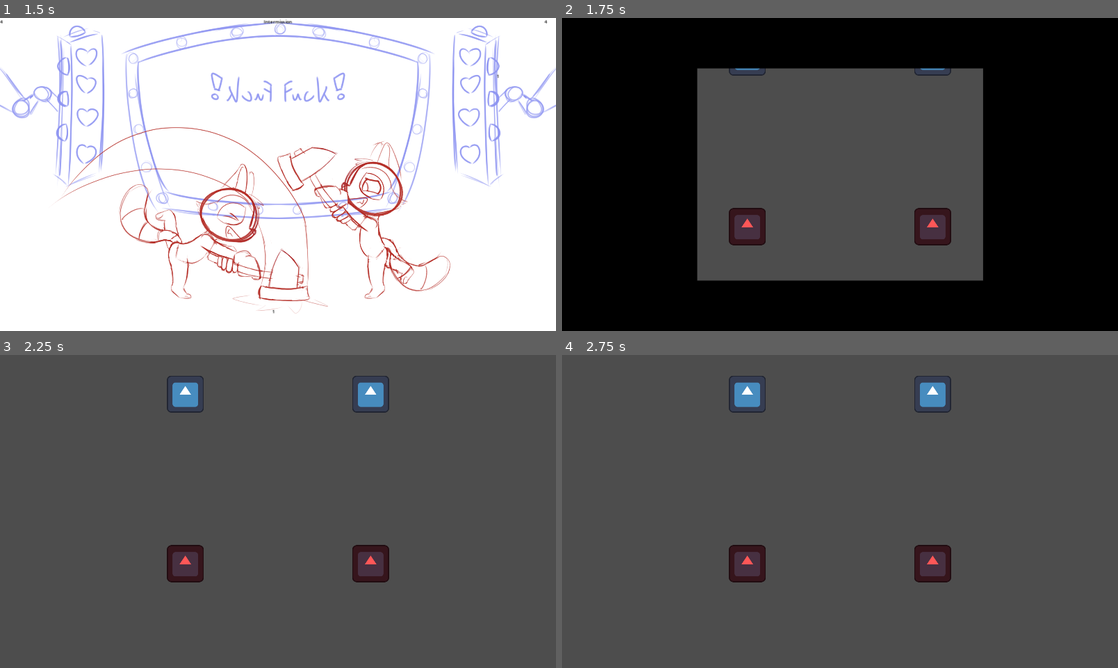
Above: before the commit, frames 1-4 (two rows, left to right).
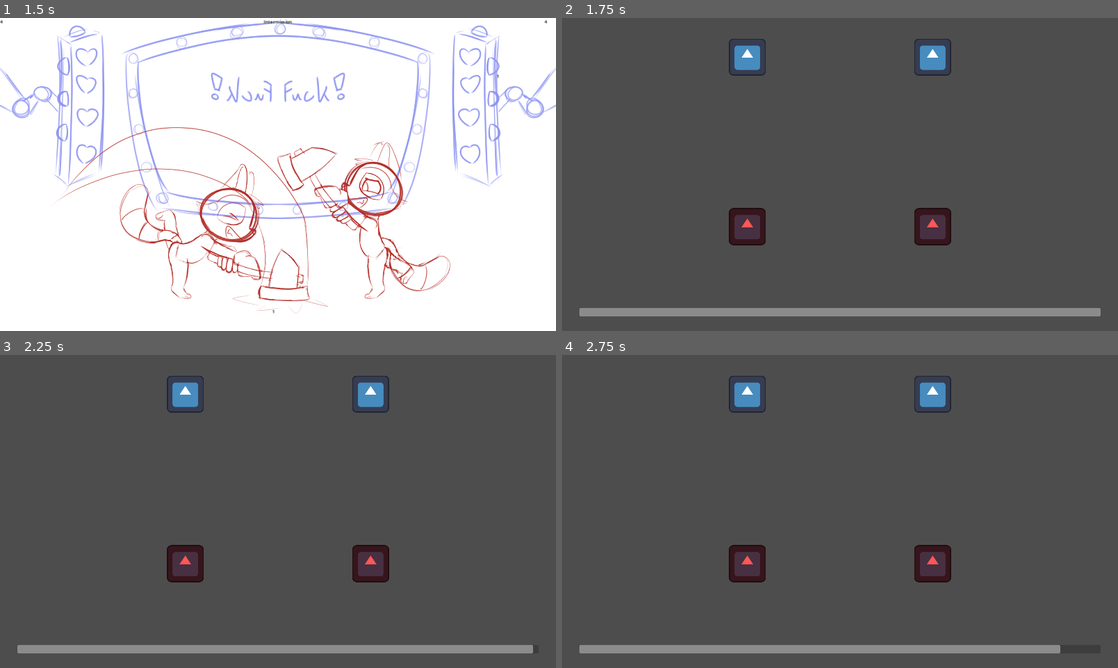
Above: after the commit, the same moments.

Repository: AidanOG/RuckusWare
Game: Godot game, scene res://Main Game/main.tscn
Same seed, same stepped clock (60 frames per second), same inputs: the game is played once before the commit and once after it. This scene is started directly instead of the project's main scene. The engine's default icon, where the game draws it, is replaced by a stand-in: a white triangle on a blue panel in a dark square.
Inputs:
- Up to frame 1 (1.5 s): hold Shift (any_button_1, bound only after the commit) 0.53-1.28 s; tap Shift (any_button_1, bound only after the commit) at 1.35 s
- Up to frame 2 (1.75 s): no input
- Up to frame 3 (2.25 s): hold Shift (any_button_1, bound only after the commit) from 2.03 s (still down)
- Up to frame 4 (2.75 s): keep holding Shift (any_button_1, bound only after the commit)

Frame 1 is identical in both runs. In frame 2, 65% of the frame differs, in the area x 0-100%, y 0-100%; in frame 3, 2.5%; in frame 4, 2.3%.

Commit message:
microgame audio bugfixes and made the speed up addend its own variable in main

Diff:
--- a/Main Game/Microgames/GameHotDog/game_grab_stick.gd
+++ b/Main Game/Microgames/GameHotDog/game_grab_stick.gd
@@ -14,13 +14,17 @@
 @export var tick_timer_1: Timer
 @export var tick_timer_2: Timer
 @export var tick_timer_3: Timer
+@export var early_finish_timer_0: Timer
 @export var early_finish_timer_1: Timer
 @export var early_finish_timer_2: Timer
 @export var game_music: AudioStreamPlayer
 @export var tick: AudioStreamPlayer
-
-@export var sfx_whip: AudioStreamPlayer
-@export var sfx_miss: AudioStreamPlayer
+@export var timer_bar: ProgressBar
+
+@export var sfx_whip1: AudioStreamPlayer
+@export var sfx_whip2: AudioStreamPlayer
+@export var sfx_miss1: AudioStreamPlayer
+@export var sfx_miss2: AudioStreamPlayer
 
 var catchable_1
 var catchable_2
@@ -34,6 +38,10 @@
 # Called when the node enters the scene tree for the first time.
 func _ready():
 	# transition_rect.texture = GameManager.transition_tex
+
+	timer_bar.max_value = 7.5/GameManager.game_speed
+	timer_bar.min_value = 0
+	timer_bar.value = 7.5
 
 	get_tree().paused = true
 
@@ -63,6 +71,7 @@
 	catchable_2 = false
 
 	game_timer.set_wait_time(7.5/ GameManager.game_speed)
+	early_finish_timer_0.set_wait_time((7.5 - 6.5)/ GameManager.game_speed)
 	early_finish_timer_1.set_wait_time((7.5 - 4.5)/ GameManager.game_speed)
 	early_finish_timer_2.set_wait_time((7.5 - 2.5)/ GameManager.game_speed)
 	tick_timer_1.set_wait_time((7.5 - 0.5)/GameManager.game_speed)
@@ -77,65 +86,73 @@
 	tick_timer_2.start()
 	tick_timer_3.start()
 	game_timer.start()
+	early_finish_timer_0.start()
 	early_finish_timer_1.start()
 	early_finish_timer_2.start()
 
 
 # Called every frame. 'delta' is the elapsed time since the previous frame.
 func _process(delta):
+	timer_bar.value = game_timer.get_time_left()
+
 	if Input.is_action_just_pressed("any_button_0"):
-		if catchable_1 == true && failed_1 == false:
+		if catchable_1 == true && failed_1 == false && done_1 == false:
 			target_1.target_gravity = 0
 			target_1.velocity.y = 0
 			success_1 = true
 			done_1 = true
 			print("p1 success")
-			sfx_whip.play()
+			sfx_whip1.play()
 		elif catchable_1 == false && success_1 == false:
+			if done_1 == false:
+				sfx_miss1.play()
 			failed_1 = true
 			done_1 = true
 			print("p1 failure early")
 			GameManager.p1_just_failed = true
-			sfx_miss.play()
+
 
 	if Input.is_action_just_pressed("any_button_1"):
-		if catchable_2 == true && failed_2 == false:
+		if catchable_2 == true && failed_2 == false && done_2 == false:
 			target_2.target_gravity = 0
 			target_2.velocity.y = 0
 			success_2 = true
 			done_2 = true
 			print("p2 success")
-			sfx_whip.play()
+			sfx_whip2.play()
 		elif catchable_2 == false && success_2 == false:
+			if done_2 == false:
+				sfx_miss2.play()
 			failed_2 = true
 			done_2 = true
 			print('p2 failure early')
 			GameManager.p2_just_failed = true
-			sfx_miss.play()
 
 
 func _on_catcher_1_area_entered(area):
 	catchable_1 = true
 
 func _on_catcher_1_area_exited(area):
+	if done_1 == false:
+		sfx_miss1.play()
 	if success_1 == false:
 		catchable_1 = false
 		print("p1 failure late")
 		GameManager.p1_just_failed = true
 		done_1 = true
-		sfx_miss.play()
 
 
 func _on_catcher_2_area_entered(area):
 	catchable_2 = true
 
 func _on_catcher_2_area_exited(area):
+	if done_2 == false:
+		sfx_miss2.play()
 	if success_2 == false:
 		catchable_2 = false
 		print("p2 failure late")
 		GameManager.p2_just_failed = true
 		done_2 = true
-		sfx_miss.play()
 
 
 func _on_game_timer_timeout():
@@ -178,8 +195,8 @@
 	if done_1 == true && done_2 == true:
 		print("skip!")
 		early_finish_timer_2.stop()
-		await get_tree().create_timer(0.25/ GameManager.game_speed).timeout
-		game_timer.set_wait_time(0.25/ GameManager.game_speed)
+		#await get_tree().create_timer(0.25/ GameManager.game_speed).timeout
+		game_timer.set_wait_time(0.5/ GameManager.game_speed)
 		game_timer.start()
 
 
@@ -187,6 +204,15 @@
 	print("testing for early finish")
 	if done_1 == true && done_2 == true:
 		print("skip!")
-		await get_tree().create_timer(0.25/ GameManager.game_speed).timeout
-		game_timer.set_wait_time(0.25/ GameManager.game_speed)
+		#await get_tree().create_timer(0.25/ GameManager.game_speed).timeout
+		game_timer.set_wait_time(0.5/ GameManager.game_speed)
 		game_timer.start()
+
+
+func _on_early_finish_0_timeout():
+	print("testing for early finish")
+	if done_1 == true && done_2 == true:
+		print("skip!")
+		# await get_tree().create_timer(0.25/ GameManager.game_speed).timeout
+		game_timer.set_wait_time(0.5/ GameManager.game_speed)
+		game_timer.start()
--- a/Main Game/Microgames/GameHotDog/game_grab_stick.tscn
+++ b/Main Game/Microgames/GameHotDog/game_grab_stick.tscn
@@ -36,7 +36,7 @@
 
 [sub_resource type="RectangleShape2D" id="RectangleShape2D_r10md"]
 
-[node name="GameGrabStick" type="Node" node_paths=PackedStri …(219 unchanged characters)… 2", "tick_timer_3", "early_finish_timer_1", "early_finish_timer_2", "game_music", "tick", "sfx_whip", "sfx_miss")]
+[node name="GameGrabStick" type="Node" node_paths=PackedStri …(219 unchanged characters)… 2", "tick_timer_3", "early_finish_timer_0", "early_finish_timer_1", "early_finish_timer_2", "game_music", "tick", "timer_bar", "sfx_whip1", "sfx_whip2", "sfx_miss1", "sfx_miss2")]
 script = ExtResource("1_kq6cc")
 transition_rect = NodePath("CanvasLayer/Control/TransitionRect")
 target_1 = NodePath("Target1")
@@ -51,12 +51,16 @@
 tick_timer_1 = NodePath("TickTimer1")
 tick_timer_2 = NodePath("TickTimer2")
 tick_timer_3 = NodePath("TickTimer3")
+early_finish_timer_0 = NodePath("EarlyFinish0")
 early_finish_timer_1 = NodePath("EarlyFinish1")
 early_finish_timer_2 = NodePath("EarlyFinish2")
 game_music = NodePath("GameMusic")
 tick = NodePath("SFXTick")
-sfx_whip = NodePath("SFXWhip")
-sfx_miss = NodePath("SFXMiss")
+timer_bar = NodePath("CanvasLayer/Control/ProgressBar")
+sfx_whip1 = NodePath("SFXWhip1")
+sfx_whip2 = NodePath("SFXWhip2")
+sfx_miss1 = NodePath("SFXMiss")
+sfx_miss2 = NodePath("SFXMiss2")
 
 [node name="CanvasLayer" type="CanvasLayer" parent="."]
 
@@ -69,6 +73,7 @@
 grow_vertical = 2
 
 [node name="TransitionRect" type="TextureRect" parent="CanvasLayer/Control"]
+visible = false
 layout_mode = 1
 anchors_preset = 8
 anchor_left = 0.5
@@ -84,6 +89,21 @@
 pivot_offset = Vector2(960, 540)
 texture = ExtResource("2_vj5kf")
 
+[node name="ProgressBar" type="ProgressBar" parent="CanvasLayer/Control"]
+layout_mode = 1
+anchors_preset = 7
+anchor_left = 0.5
+anchor_top = 1.0
+anchor_right = 0.5
+anchor_bottom = 1.0
+offset_left = -900.0
+offset_top = -80.0
+offset_right = 900.0
+offset_bottom = -50.0
+grow_horizontal = 2
+grow_vertical = 0
+show_percentage = false
+
 [node name="Catcher1" type="Area2D" parent="."]
 position = Vector2(640, 720)
 metadata/_edit_group_ = true
@@ -149,6 +169,9 @@
 one_shot = true
 
 [node name="TickTimer1" type="Timer" parent="."]
+one_shot = true
+
+[node name="EarlyFinish0" type="Timer" parent="."]
 one_shot = true
 
 [node name="EarlyFinish1" type="Timer" parent="."]
@@ -169,10 +192,16 @@
 process_mode = 3
 stream = ExtResource("6_1r5kp")
 
-[node name="SFXWhip" type="AudioStreamPlayer" parent="."]
+[node name="SFXWhip1" type="AudioStreamPlayer" parent="."]
 stream = ExtResource("8_2wlr6")
 
+[node name="SFXWhip2" type="AudioStreamPlayer" parent="."]
+stream = ExtResource("8_2wlr6")
+
 [node name="SFXMiss" type="AudioStreamPlayer" parent="."]
+stream = ExtResource("9_b4hjr")
+
+[node name="SFXMiss2" type="AudioStreamPlayer" parent="."]
 stream = ExtResource("9_b4hjr")
 
 [connection signal="area_entered" from="Catcher1" to="." method="_on_catcher_1_area_entered"]
@@ -186,6 +215,7 @@
 [connection signal="timeout" from="TickTimer3" to="." method="_on_tick_timer_3_timeout"]
 [connection signal="timeout" from="TickTimer2" to="." method="_on_tick_timer_2_timeout"]
 [connection signal="timeout" from="TickTimer1" to="." method="_on_tick_timer_1_timeout"]
+[connection signal="timeout" from="EarlyFinish0" to="." method="_on_early_finish_0_timeout"]
 [connection signal="timeout" from="EarlyFinish1" to="." method="_on_early_finish_timeout"]
 [connection signal="timeout" from="EarlyFinish2" to="." method="_on_early_finish_2_timeout"]
 [connection signal="timeout" from="GameTimer" to="." method="_on_game_timer_timeout"]
--- a/Main Game/main.gd
+++ b/Main Game/main.gd
@@ -15,6 +15,8 @@
 @export var left_racoon: AnimatedSprite2D
 @export var right_racoon: AnimatedSprite2D
 @export var background_animation: AnimatedSprite2D
+
+var speed_up_addend = 0.06
 
 
 # Called when the node enters the scene tree for the first time.
@@ -69,8 +71,8 @@
 				right_racoon.play("win")
 
 		if GameManager.speed_up_now == true:
-			countdown_timer.set_wait_time((2.00) / (GameManager.game_speed) + ((4.00 + 1.375) / (GameManager.game_speed + 0.125))) # each part of song is 2sec. 1.375 sec of the intermission is played here, the other 0.625 sec is played in the game scene
-			intermission_music_timer.set_wait_time((2.00)/ (GameManager.game_speed) + (4.00 / (GameManager.game_speed + 0.125)))
+			countdown_timer.set_wait_time((2.00) / (GameManager.game_speed) + ((4.00 + 1.375) / (GameManager.game_speed + speed_up_addend))) # each part of song is 2sec. 1.375 sec of the intermission is played here, the other 0.625 sec is played in the game scene
+			intermission_music_timer.set_wait_time((2.00)/ (GameManager.game_speed) + (4.00 / (GameManager.game_speed + speed_up_addend)))
 			speed_up_music_timer.set_wait_time((2.00)/ GameManager.game_speed)
 			speed_up_music_timer.start()
 			GameManager.speed_up_now = false
@@ -113,7 +115,7 @@
 
 
 func _on_speed_up_music_timer_timeout():
-	GameManager.game_speed += 0.125
+	GameManager.game_speed += speed_up_addend
 	background_animation.set_speed_scale(GameManager.game_speed)
 	left_racoon.set_speed_scale(GameManager.game_speed)
 	right_racoon.set_speed_scale(GameManager.game_speed)
--- a/project.godot
+++ b/project.godot
@@ -136,5 +136,6 @@
 , Object(InputEventJoypadButton,"resource_local_to_scene":false,"resource_name":"","device":1,"button_index":1,"pressure":0.0,"pressed":true,"script":null)
 , Object(InputEventJoypadButton,"resource_local_to_scene":false,"resource_name":"","device":1,"button_index":3,"pressure":0.0,"pressed":true,"script":null)
 , Object(InputEventJoypadButton,"resource_local_to_scene":false,"resource_name":"","device":1,"button_index":0,"pressure":0.0,"pressed":true,"script":null)
+, Object(InputEventKey,"resource_local_to_scene":false,"resource_name":"","device":-1,"window_id":0,"alt_pressed":false,"shift_pressed":false,"ctrl_pressed":false,"meta_pressed":false,"pressed":false,"keycode":0,"physical_keycode":4194325,"key_label":0,"unicode":0,"echo":false,"script":null)
 ]
 }
